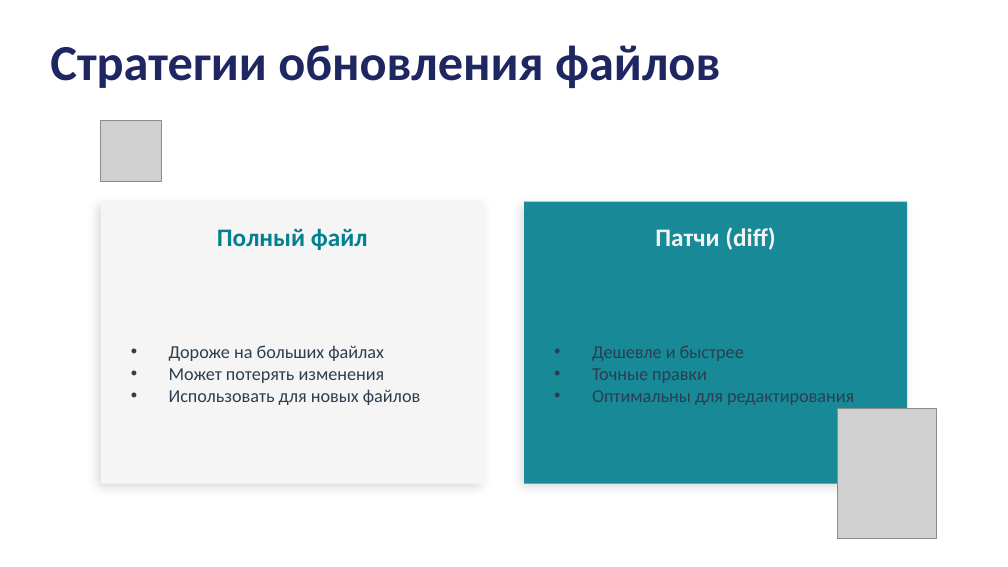
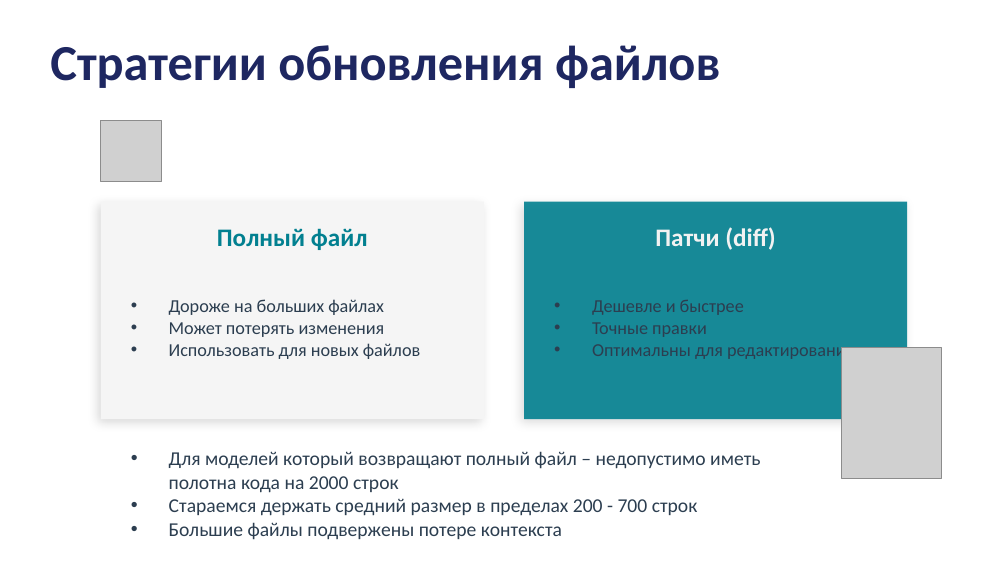
Before and after one commit to Air-Erik/workshop-ai, a slide deck: slide 13 of docs/slides/AI_Cursor_Workshop.pptx. Drawn at 1008x567 pixels with LibreOffice and Linux fonts; fonts in the diff are those of the drawing; grey boxes stand for pictures. Boxes give left, top, right and bottom in pixels: in the first picture for what was removed or moved away, otherwise in the second. Text is boxed around its words. In the diff, an @@ line names an element or a change of style, - is before the commit and + after.

Commit message:
docs: обновление слайдов воркшопа по ИИ, включая изменения в содержании и структуре для улучшения восприятия

```diff
--- a/docs/slides/AI_Cursor_Workshop.pptx
+++ b/docs/slides/AI_Cursor_Workshop.pptx
@@ rectangle: place and size @@
-rectangle at box(101, 202, 484, 484)
+rectangle at box(101, 202, 484, 419)
@@ rectangle: place and size @@
-rectangle at box(524, 202, 907, 484)
+rectangle at box(524, 202, 907, 419)
@@ text "Дороже на больших файлах": place and size @@
-text "Дороже на больших файлах" at box(169, 345, 420, 405)
+text "Дороже на больших файлах" at box(169, 299, 420, 359)
@@ text "Дешевле и быстрее": place and size @@
-text "Дешевле и быстрее" at box(592, 346, 854, 405)
+text "Дешевле и быстрее" at box(592, 300, 854, 361)
@@ picture: place and size @@
-picture at box(838, 408, 937, 539)
+picture at box(842, 348, 941, 479)
@@ text added at box(169, 451, 760, 540), 14 pt, text #2C3E50 @@
+• Для моделей который возвращают полный файл – недопустимо иметь полотна кода на 2000 строк
+• Стараемся держать средний размер в пределах 200 - 700 строк
+• Большие файлы подвержены потере контекста
```
Also in this commit, not shown: 5 other slides changed.
